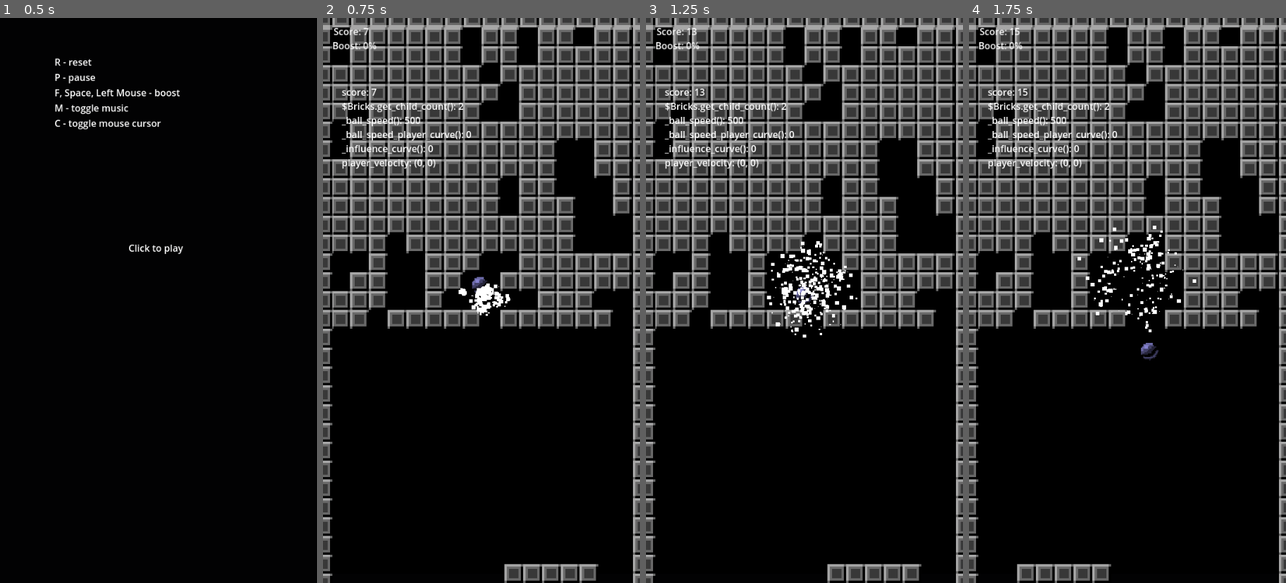
Above: before the commit, frames 1-4 (left to right).
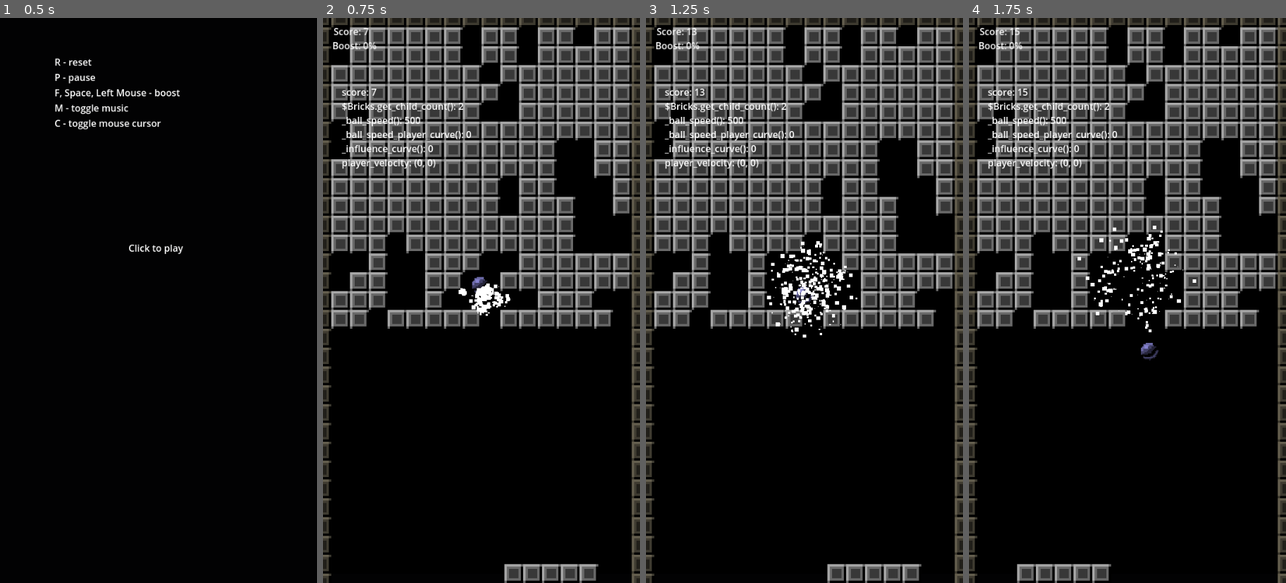
Above: after the commit, the same moments.

Repository: arunas-cesonis/pingpong2
Game: Godot game, scene res://main.tscn
Two runs of this game, one before a commit and one after it. Both use one fixed random seed, a clock stepped at 60 frames per second and the inputs below.
Inputs (mouse positions are in pixels of both pictures, inside the frame that each line leads up to):
- Up to frame 1 (0.5 s): no input
- Up to frame 2 (0.75 s): tap Enter (Start) at 0.5 s; move the mouse to (551, 272) at 0.52 s; tap F (Boost) at 0.6 s
- Up to frame 3 (1.25 s): no input
- Up to frame 4 (1.75 s): move the mouse to (1064, 328) at 1.27 s; tap Enter (Start) at 1.35 s

Frame 1 is identical in both runs. In frame 2, 6.1% of the frame differs, in the area x 0-100%, y 0-100%; in frame 3, 6.1%; in frame 4, 6.1%.

Commit message:
Fix walls

Diff:
--- a/game.tscn
+++ b/game.tscn
@@ -153,11 +153,12 @@
 polygon = PackedVector2Array(0, 0, 200, 0, 200, 16, 0, 16)
 
 [node name="WallVertical" parent="." instance=ExtResource("3_bbarr")]
-position = Vector2(0, 496)
+position = Vector2(-2, 496)
 
 [node name="WallVertical2" parent="." instance=ExtResource("3_bbarr")]
-position = Vector2(544, 496)
+position = Vector2(542, 496)
 
 [node name="WallTop" parent="." instance=ExtResource("3_bbarr")]
-position = Vector2(176, 0)
-rotation = 4.71239
+position = Vector2(174, 0)
+rotation = 1.5708
+scale = Vector2(1, -1)
--- a/wall.tscn
+++ b/wall.tscn
@@ -9,6 +9,7 @@
 position = Vector2(0, 480)
 
 [node name="Block" type="Sprite2D" parent="."]
+modulate = Color(0.59699, 0.564705, 0.465596, 1)
 texture_filter = 1
 texture_repeat = 2
 scale = Vector2(4, 4)
